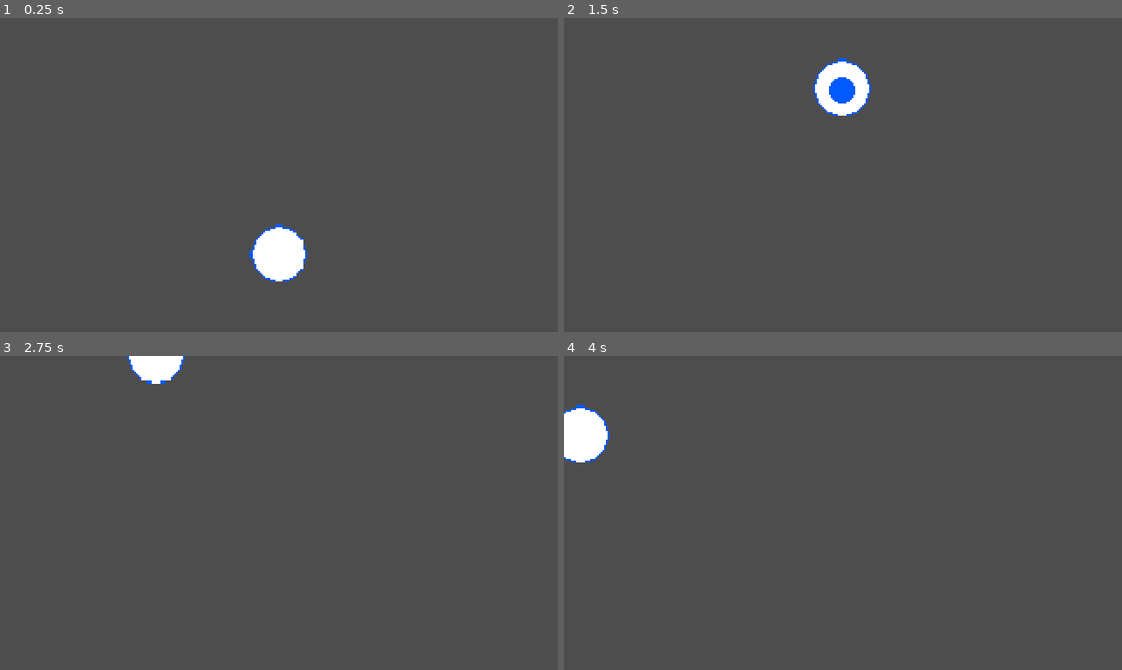
Above: before the commit, frames 1-4 (two rows, left to right).
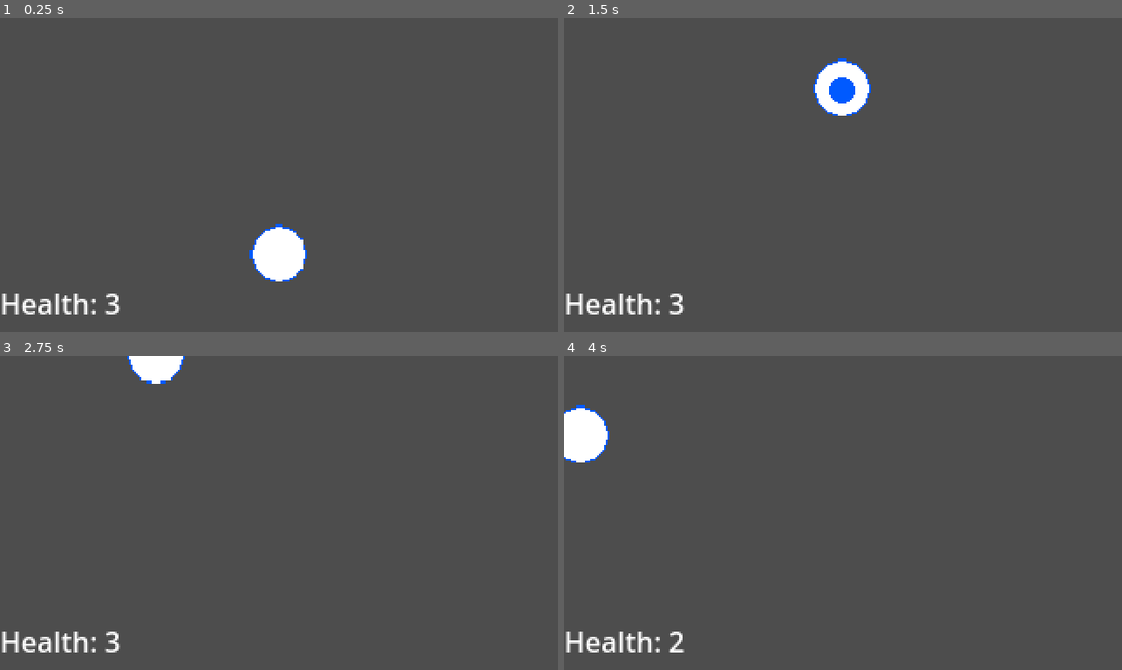
Above: after the commit, the same moments.

Repository: AsMurphy-student/simple-space-shooter
Game: Godot game, scene res://Scenes/Levels/main.tscn
Two runs of this game, one before a commit and one after it. Both use one fixed random seed, a clock stepped at 60 frames per second and the inputs below.
Inputs:
- Up to frame 1 (0.25 s): no input
- Up to frame 2 (1.5 s): tap Enter at 0.5 s; hold Space (fire) 0.53-1.28 s; hold Up (move_up) from 0.53 s (still down); tap Space (fire) at 1.35 s
- Up to frame 3 (2.75 s): release Up (move_up) at 2.03 s; hold Left (move_left) from 2.03 s (still down); hold Space (fire) from 2.03 s (still down)
- Up to frame 4 (4 s): release Space (fire) at 2.78 s; tap Space (fire) at 2.85 s; release Left (move_left) at 3.53 s; hold Down (move_down) from 3.53 s (still down); hold Space (fire) from 3.53 s (still down)

The runs differ from the first frame. In frame 1, 0.7% of the frame differs, in the area x 0-22%, y 87-95%; in frame 2, 0.7%; in frame 3, 0.7%; in frame 4, 0.7%.

Commit message:
Added temp health variable

Diff:
--- a/shooter/Scenes/Levels/main.tscn
+++ b/shooter/Scenes/Levels/main.tscn
@@ -31,5 +31,12 @@
 
 [node name="EnemyBulletContainer" type="Node" parent="."]
 
+[node name="HealthLabel" type="Label" parent="."]
+offset_top = 152.0
+offset_right = 40.0
+offset_bottom = 175.0
+theme_override_font_sizes/font_size = 16
+text = "Health: 3"
+
 [connection signal="hit" from="Player" to="." method="game_over"]
 [connection signal="timeout" from="SpawnTimer" to="." method="enemy_timer_finished"]
--- a/shooter/Scripts/player.gd
+++ b/shooter/Scripts/player.gd
@@ -77,6 +77,8 @@
 		body.queue_free()
 		if (health > 1):
 			health = health - 1
+			var label = "Health: %d"
+			get_node("../HealthLabel").text = label % health
 		else:
 
 
@@ -105,6 +107,8 @@
 		area.queue_free()
 		if (health > 1):
 			health = health - 1
+			var label = "Health: %d"
+			get_node("../HealthLabel").text = label % health
 		else:
 
 
@@ -120,3 +124,5 @@
 
 func reset_health():
 	health = 3
+	var label = "Health: %d"
+	get_node("../HealthLabel").text = label % health
